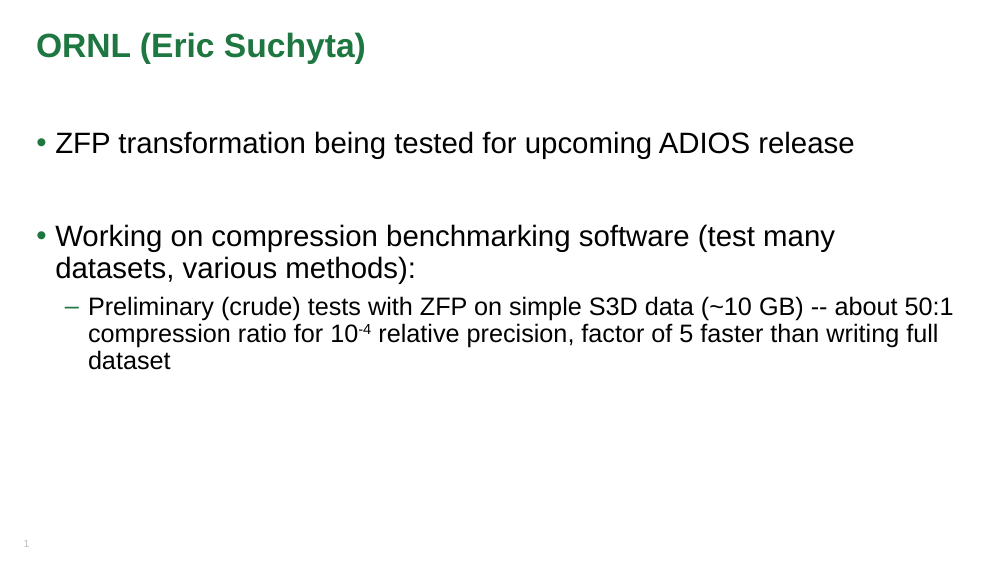
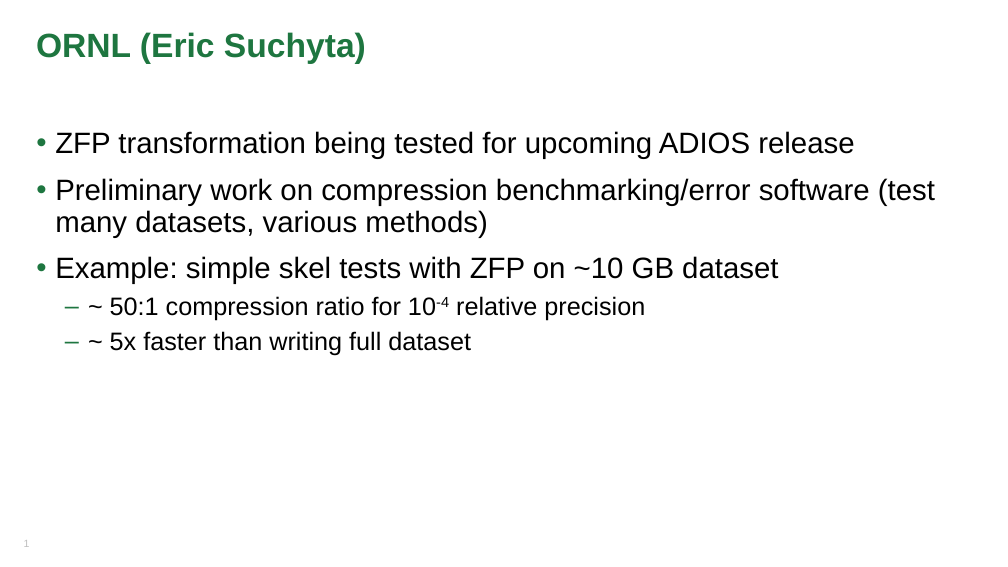
Before and after one commit to TPLink32/sirius, a slide deck: slide 1 of weekly-meetings/2016-07-22.pptx. Drawn at 1008x567 pixels with LibreOffice and Linux fonts; fonts in the diff are those of the drawing; background and template pictures are left out. Boxes give left, top, right and bottom in pixels: in the first picture for what was removed or moved away, otherwise in the second. Text is boxed around its words. In the diff, an @@ line names an element or a change of style, - is before the commit and + after.

Commit message:
small changes to my update slide

```diff
--- a/weekly-meetings/2016-07-22.pptx
+++ b/weekly-meetings/2016-07-22.pptx
@@ text at (55, 178, 935, 356): text changed; size 24 to 28 pt @@
-• Working on compression benchmarking software (test many datasets, various methods):
-  – Preliminary (crude) tests with ZFP on simple S3D data (~10 GB) -- about 50:1 compression ratio for 10-4 relative precision, factor of 5 faster than writing full dataset
+• Preliminary work on compression benchmarking/error software (test many datasets, various methods)
+• Example: simple skel tests with ZFP on ~10 GB dataset
+  – ~ 50:1 compression ratio for 10-4 relative precision
+  – ~ 5x faster than writing full dataset
```
